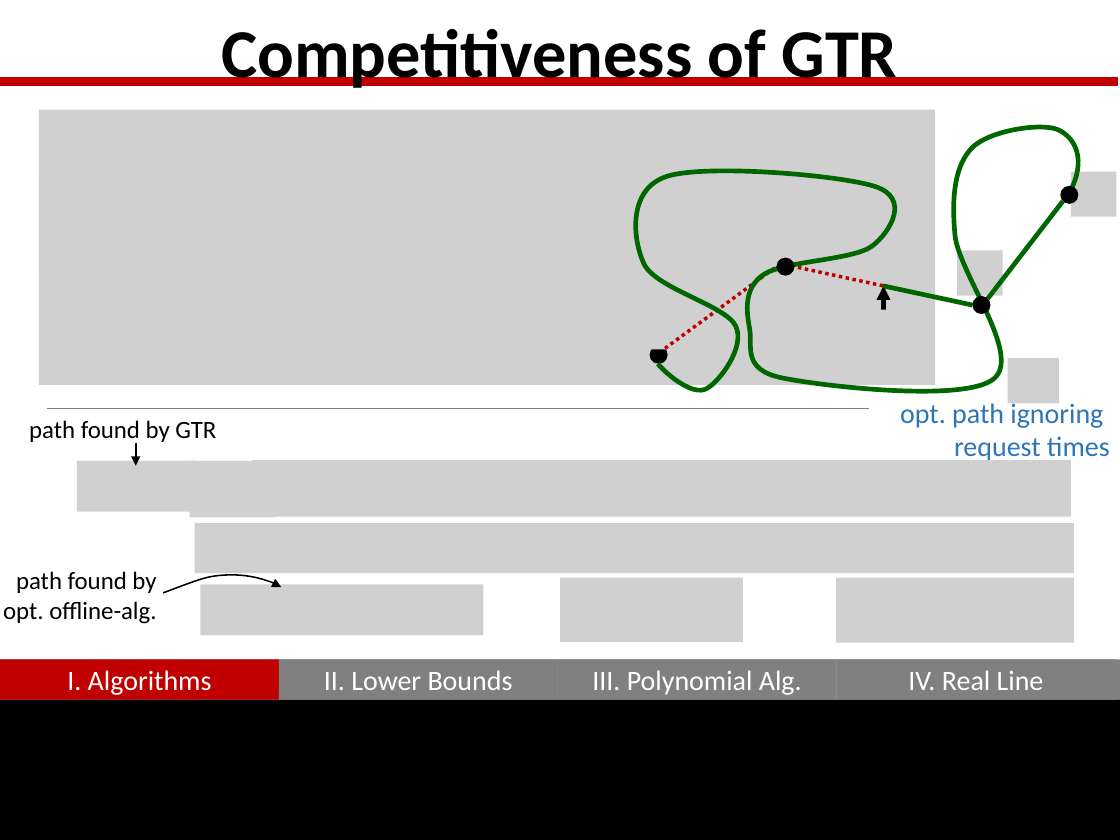
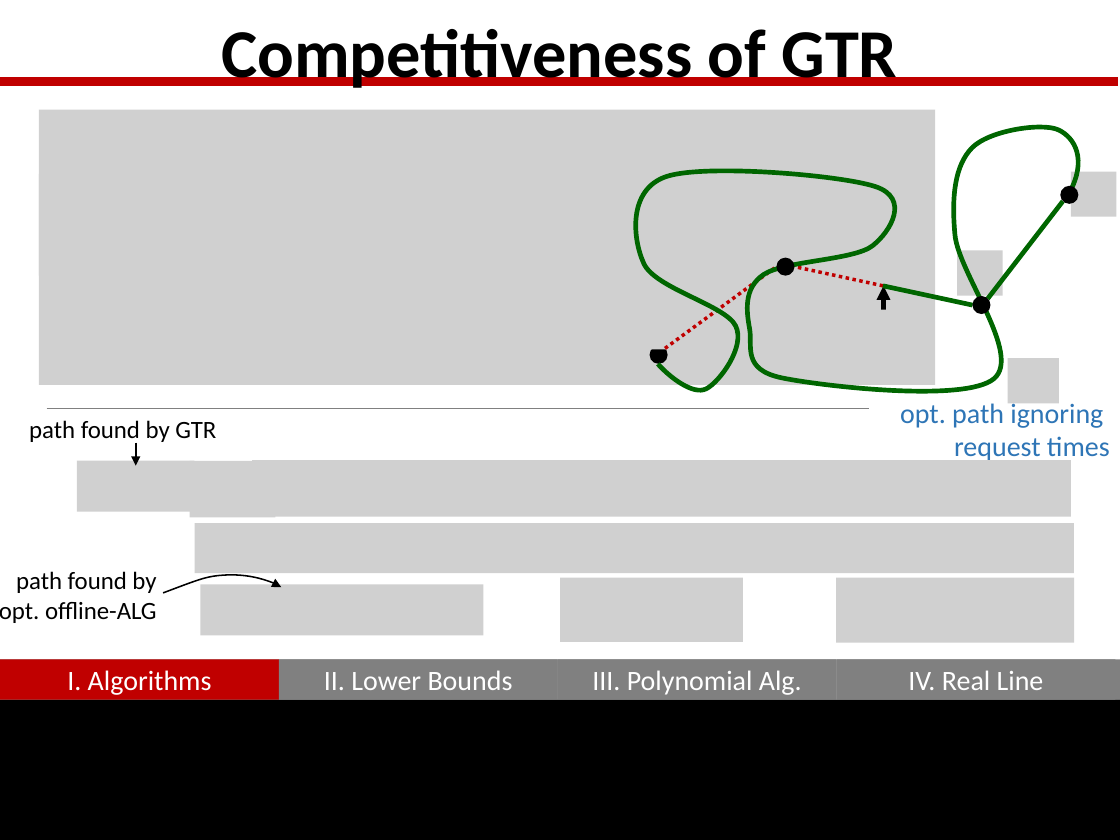
Before and after one commit to GraffL/talk-online-tsp, a slide deck: slide 7 of Präsentation43.pptx. Drawn at 1120x840 pixels with LibreOffice and Linux fonts; fonts in the diff are those of the drawing; grey boxes stand for pictures. Boxes give left, top, right and bottom in pixels: in the first picture for what was removed or moved away, otherwise in the second. Text is boxed around its words. In the diff, an @@ line names an element or a change of style, - is before the commit and + after.

```diff
--- a/Präsentation43.pptx
+++ b/Präsentation43.pptx
@@ text at box(0, 602, 157, 623): text changed @@
-opt. offline-alg.
+opt. offline-ALG
```
Also in this commit, not shown: 1 other slide changed, 1 slide added.
